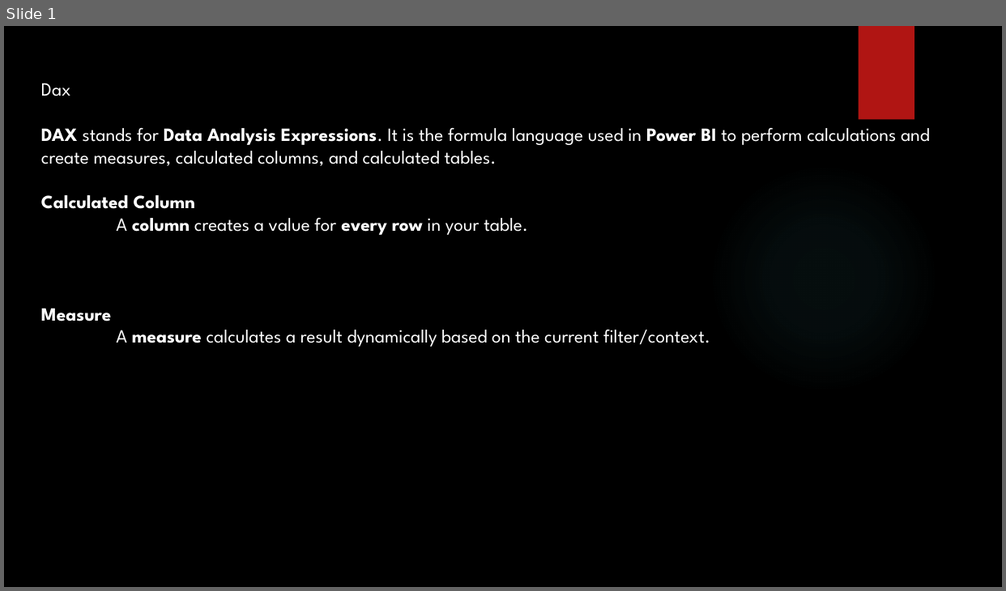
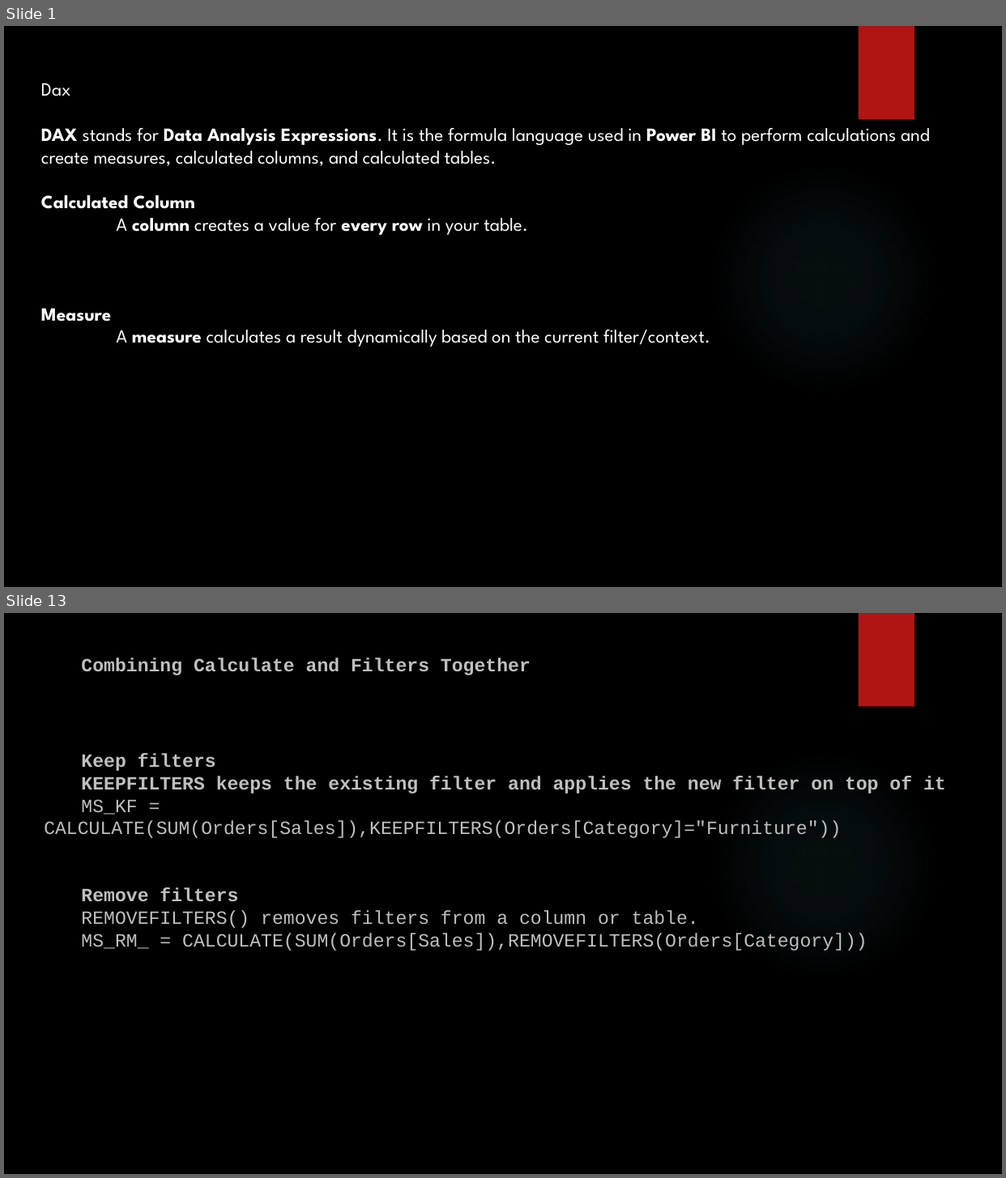
Before and after one commit to SHIVRAJSHINDE/Ethans, a slide deck: 17 18 20/5.Power Bi/5) Dax/Dax.pptx. Shown one above the other, each under a label of ours: slide 1 before the commit, slides 1 and 13 after it; the slides between them are not shown. The pictures are 1006x591 and 1006x1178 pixels, drawn with LibreOffice and Linux fonts; fonts in the diff are those of the drawing; background and template pictures are left out. Boxes give left, top, right and bottom in pixels: in the first picture for what was removed or moved away, otherwise in the second. Text is boxed around its words. In the diff, an @@ line names an element or a change of style, - is before the commit and + after.

```diff
--- a/17 18 20/5.Power Bi/5) Dax/Dax.pptx
+++ b/17 18 20/5.Power Bi/5) Dax/Dax.pptx
@@ slide 13 added at [4, 613, 1002, 1174], background picture (left out); not listed: 2 template elements that a slide beside it also shows @@
@@ text added at [81, 658, 530, 675], 18 pt, text #BFBFBF, bold @@
+Combining Calculate and Filters Together
@@ text added at [44, 753, 946, 951], 18 pt, text #BFBFBF @@
+Keep filters
+KEEPFILTERS keeps the existing filter and applies the new filter on top of it
+MS_KF = CALCULATE(SUM(Orders[Sales]),KEEPFILTERS(Orders[Category]="Furniture"))
+Remove filters
+REMOVEFILTERS() removes filters from a column or table.
+MS_RM_ = CALCULATE(SUM(Orders[Sales]),REMOVEFILTERS(Orders[Category]))
```
Also in this commit, not shown: 5 slides changed, 6 other slides added, 1 slide removed, 47 other files.
